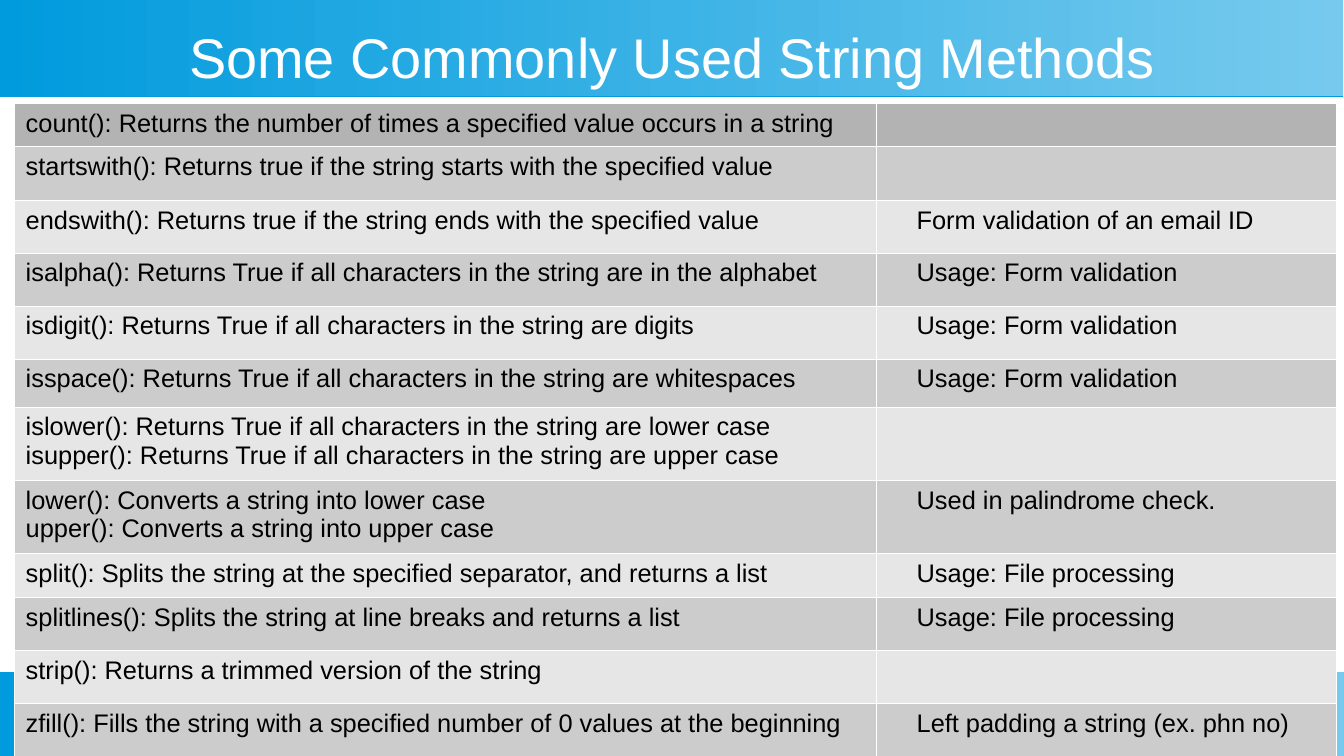
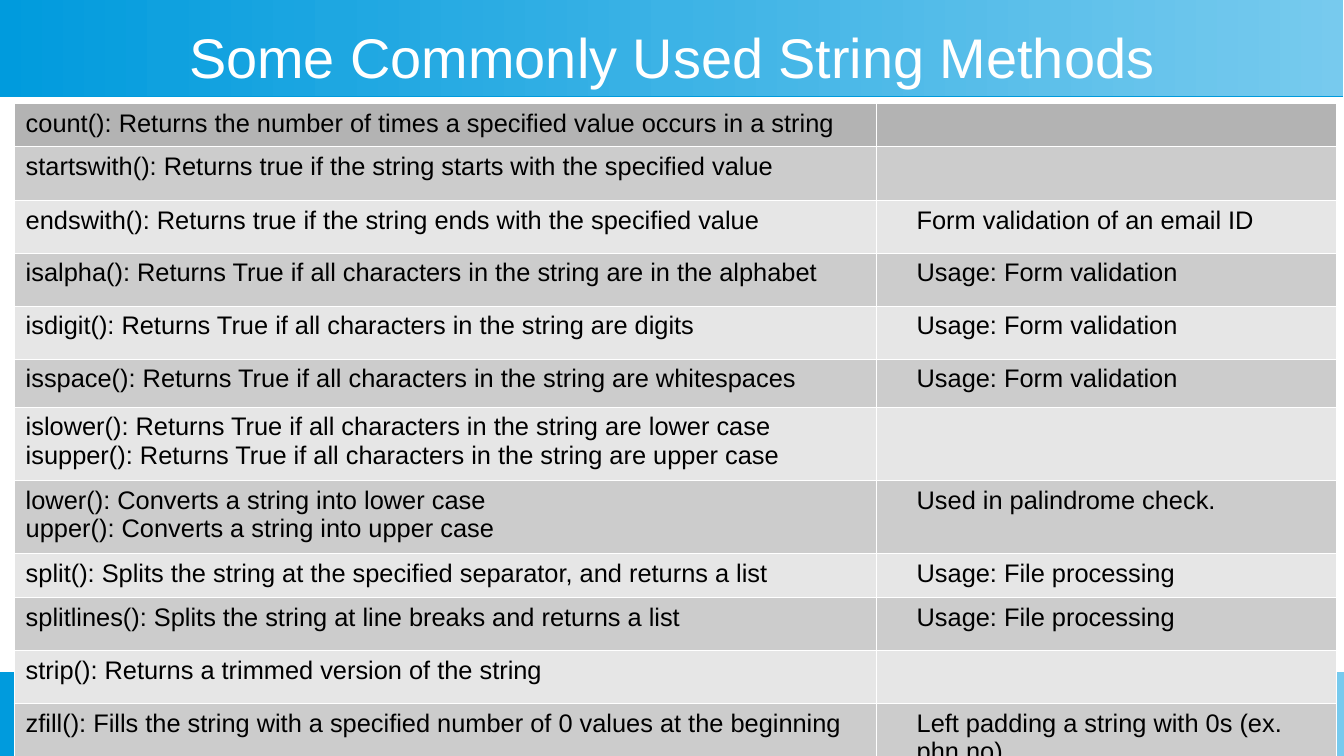
Before and after one commit to ashishjain1547/public_lessons_in_python, a slide deck: slide 2 of Ch 5 - More on Strings/Ch 5.odp. Drawn at 1344x756 pixels with LibreOffice and Linux fonts; fonts in the diff are those of the drawing. Boxes give left, top, right and bottom in pixels: in the first picture for what was removed or moved away, otherwise in the second. Text is boxed around its words. In the diff, an @@ line names an element or a change of style, - is before the commit and + after.

```diff
--- a/Ch 5 - More on Strings/Ch 5.odp
+++ b/Ch 5 - More on Strings/Ch 5.odp
@@ table at (13,104,1335,756) @@
-row 12, column 2: Left padding a string (ex. phn no)
+row 12, column 2: Left padding a string with 0s (ex. phn no)
```
Also in this commit, not shown: 1 other slide changed, 6 other files.
